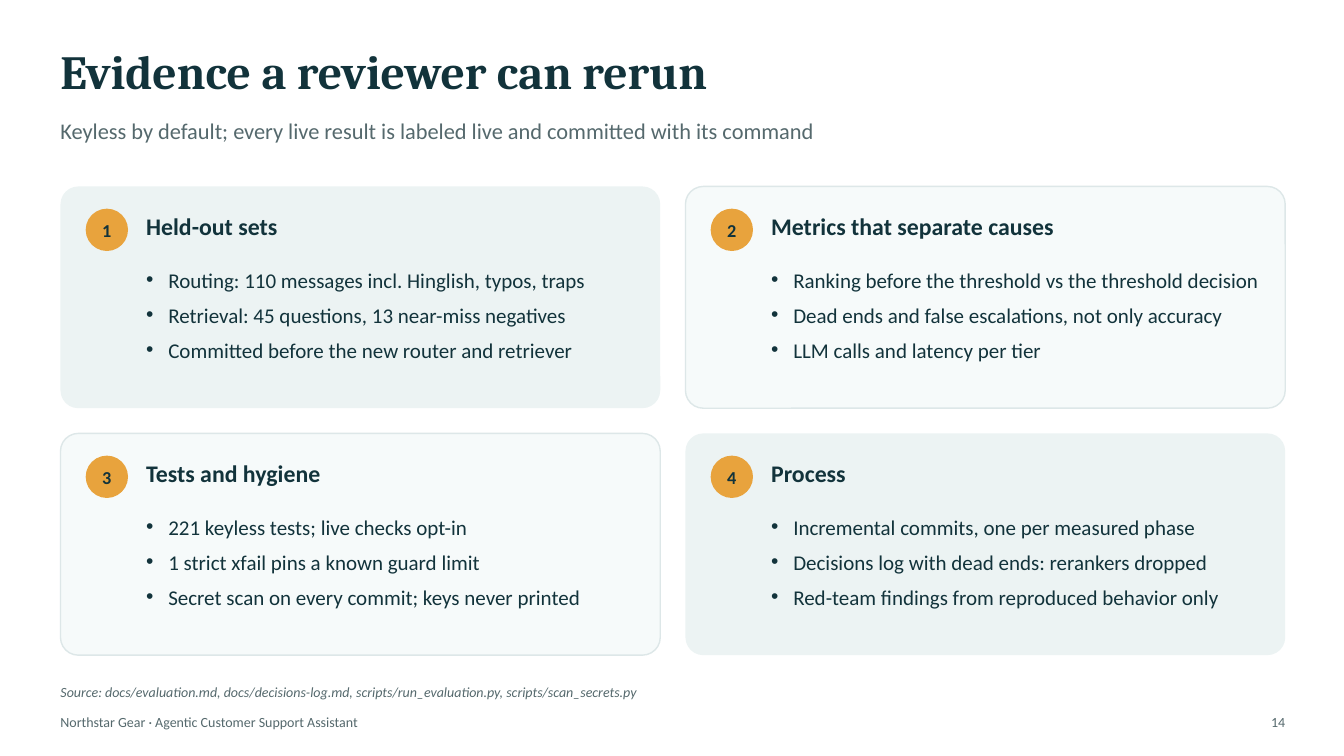
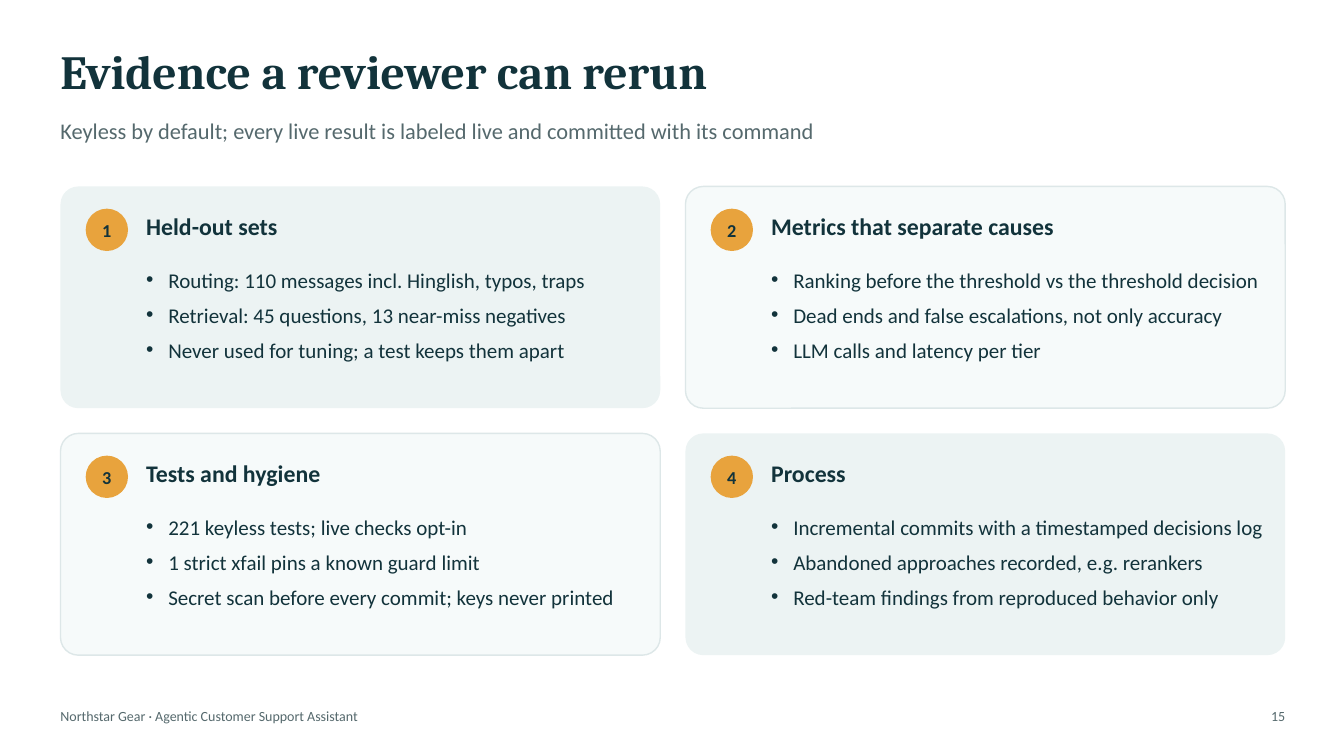
Before and after one commit to amit253/Agentic-Customer-Support-Assistant, a slide deck: slide 15 of presentation/agentic-customer-support.pptx (slide 14 before the commit). Drawn at 1344x756 pixels with LibreOffice and Linux fonts; fonts in the diff are those of the drawing. Boxes give left, top, right and bottom in pixels: in the first picture for what was removed or moved away, otherwise in the second. Text is boxed around its words. In the diff, an @@ line names an element or a change of style, - is before the commit and + after.

```diff
--- a/presentation/agentic-customer-support.pptx
+++ b/presentation/agentic-customer-support.pptx
@@ text at box(168, 343, 564, 362): text changed @@
-• Committed before the new router and retriever
+• Never used for tuning; a test keeps them apart
@@ text at box(793, 520, 1262, 574): text changed @@
-• Incremental commits, one per measured phase
-• Decisions log with dead ends: rerankers dropped
+• Incremental commits with a timestamped decisions log
+• Abandoned approaches recorded, e.g. rerankers
@@ text at box(168, 590, 613, 609): text changed @@
-• Secret scan on every commit; keys never printed
+• Secret scan before every commit; keys never printed
@@ text removed at box(60, 687, 636, 700) @@
-Source: docs/evaluation.md, docs/decisions-log.md, scripts/run_evaluation.py, scripts/scan_secrets.py
@@ text "Northstar Gear · Agentic Customer ...": place and size @@
-text "Northstar Gear · Agentic Customer ..." at box(60, 717, 358, 730)
+text "Northstar Gear · Agentic Customer ..." at box(60, 711, 358, 724)
@@ text removed at box(1271, 718, 1285, 727) @@
-14
@@ text added at box(1271, 712, 1285, 721), 10 pt, text #55696D @@
+15
```
Also in this commit, not shown: 15 other slides changed, 2 slides added, 1 slide removed, 4 other files.
